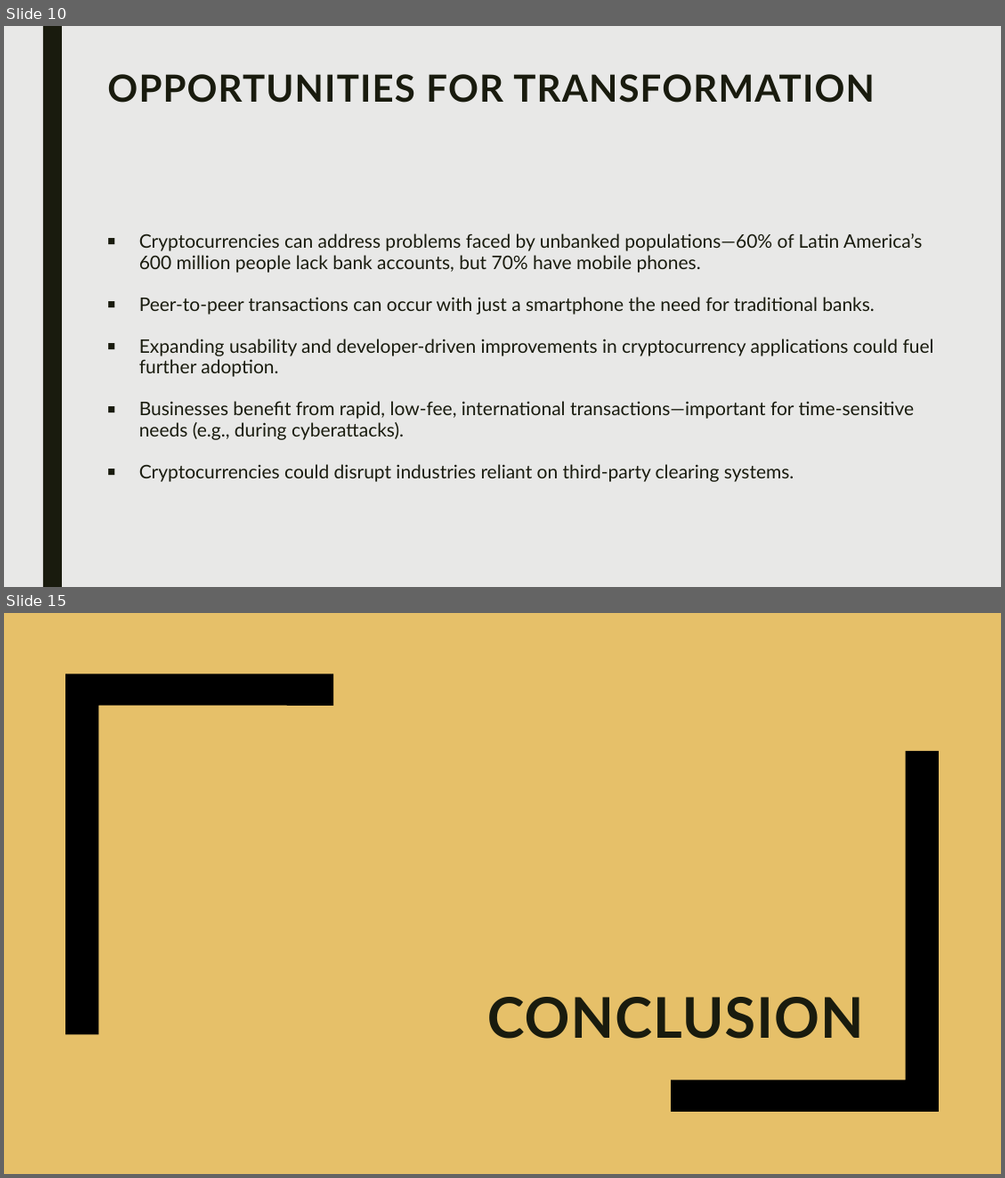
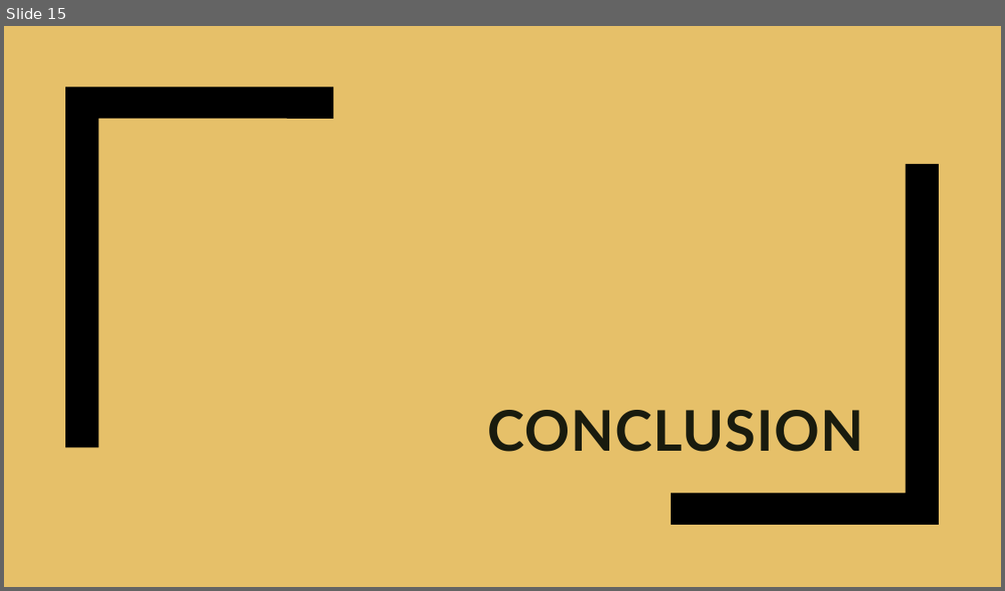
Before and after one commit to Sanyam33/Document-To-PPT-Converter, a slide deck: summary.pptx. Shown one above the other, each under a label of ours: slides 10 and 15 before the commit, slide 15 after it; the slides between them are not shown. The pictures are 1005x1178 and 1005x591 pixels, drawn with LibreOffice and Linux fonts; fonts in the diff are those of the drawing. Boxes give left, top, right and bottom in pixels: in the first picture for what was removed or moved away, otherwise in the second. Text is boxed around its words. In the diff, an @@ line names an element or a change of style, - is before the commit and + after.

```diff
--- a/summary.pptx
+++ b/summary.pptx
@@ slide 10 removed at (4, 26, 1001, 587), background #E8E8E7 @@
@@ rectangle removed at (43, 26, 62, 587) @@
@@ title removed at (107, 74, 874, 103) @@
-OPPORTUNITIES FOR TRANSFORMATION
@@ text removed at (139, 233, 934, 482) @@
-■ Cryptocurrencies can address problems faced by unbanked populations—60% of Latin America’s 600 million people lack bank accounts, but 70% have mobile phones.
-■ Peer-to-peer transactions can occur with just a smartphone the need for traditional banks.
-■ Expanding usability and developer-driven improvements in cryptocurrency applications could fuel further adoption.
-■ Businesses benefit from rapid, low-fee, international transactions—important for time-sensitive needs (e.g., during cyberattacks).
-■ Cryptocurrencies could disrupt industries reliant on third-party clearing systems.
```
Also in this commit, not shown: 1 slide changed, 14 slides added, 13 other slides removed, 3 other files.
